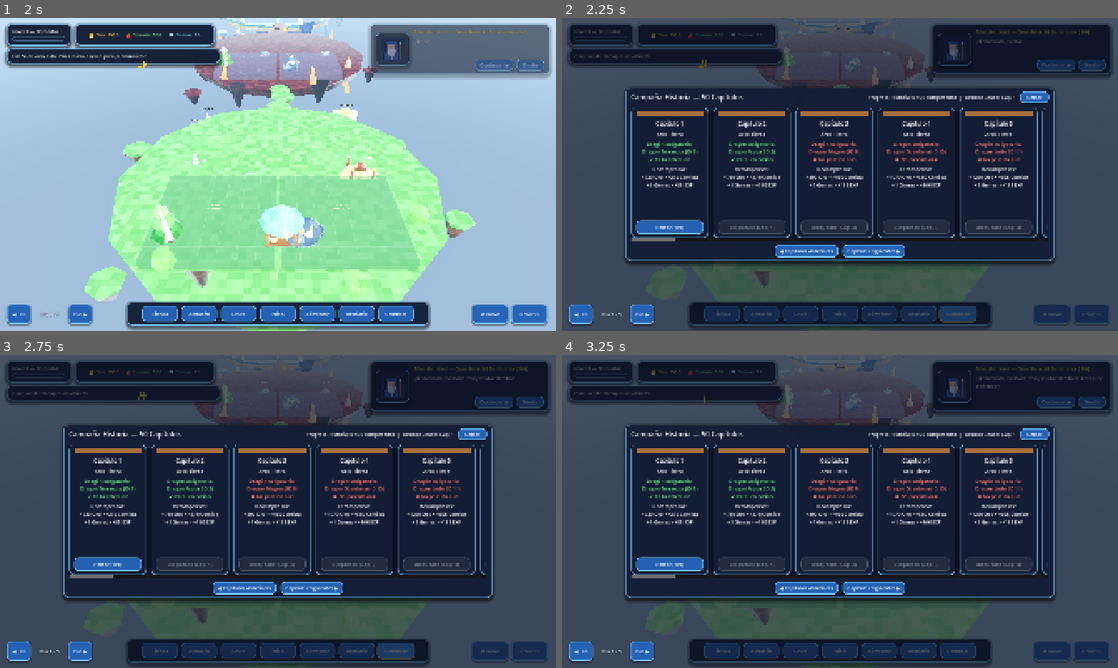
Above: before the commit, frames 1-4 (two rows, left to right).
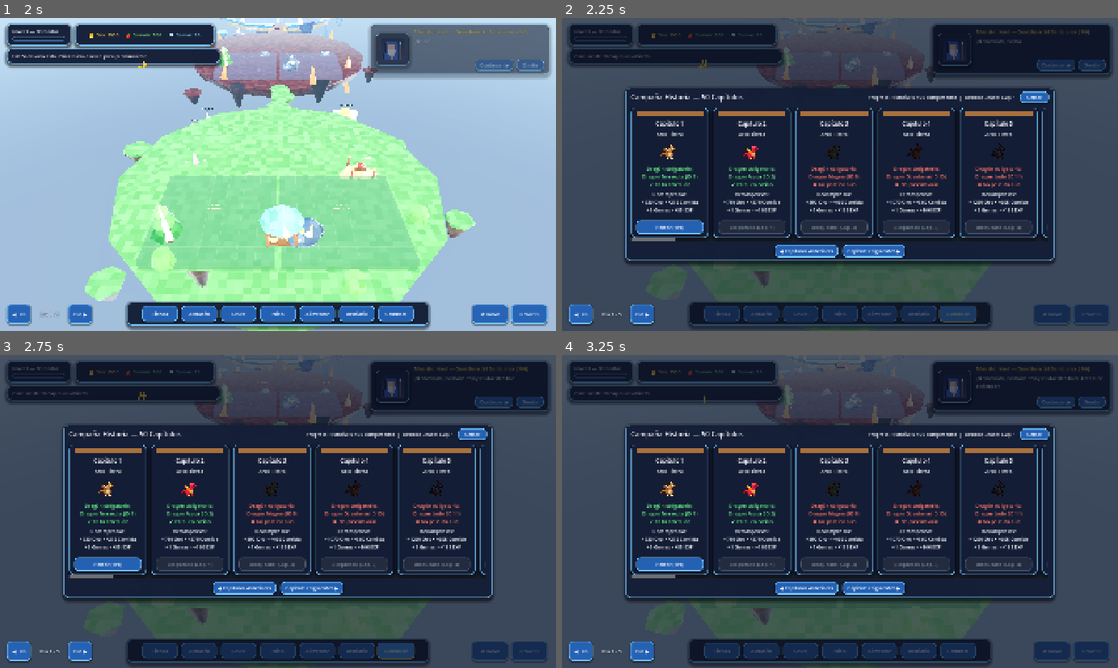
Above: after the commit, the same moments.

Repository: recab535/VJdeRecab
Game: Godot game, scene res://scenes/ui/loading_screen.tscn
The game is run twice, just before and just after one commit, with the same random seed, the same clock (stepped at 60 frames per second) and the same inputs.
Inputs (mouse positions are in pixels of both pictures, inside the frame that each line leads up to):
- Up to frame 1 (2 s): tap Enter at 0.5 s; move the mouse to (400, 158) at 0.52 s; hold Right 0.53-1.25 s; tap Q at 0.6 s; click (400, 158) at 0.67 s; drag from (166, 190) to (250, 237) at 1.27 s
- Up to frame 2 (2.25 s): click "Combate" at 2 s
- Up to frame 3 (2.75 s): no input
- Up to frame 4 (3.25 s): click "↺ Rotar" at 2.75 s

Frame 1 is identical in both runs. In frame 2, 4.1% of the frame differs, in the area x 14-84%, y 39-63%; in frame 3, 4.1%; in frame 4, 4.1%.

Commit message:
feat(Fase 8): carrusel 50 capitulos con retratos/auto-scroll y bestiario 68 especies 48x48

Diff:
--- a/ESTADO_AGENTES.json
+++ b/ESTADO_AGENTES.json
@@ -1,8 +1,8 @@
 {
   "estado": "EN_PROGRESO",
-  "fase_actual": 7,
+  "fase_actual": 8,
   "total_fases": 10,
-  "turno_actual": "A1",
+  "turno_actual": "A2",
   "orden_agentes": [
     "G1",
     "G2",
@@ -18,7 +18,7 @@
     "Fase_5": "COMPLETADA - Pantalla de carga animada con degradado, partículas mágicas, showcase de dragones 48x48 y carga asíncrona + tutorial narrativo del Maestro Kael con retrato 48x48, progreso por paso y flecha guía pulsante.",
     "Fase_6": "COMPLETADA - Tema UI global ampliado (TabContainer/LineEdit/PanelContainer/ProgressBar), HUD 1920x1080 con animaciones de recursos, fix parcel_index y modales contextuales de estructuras con conteo en vivo y retratos 48x48.",
     "Fase_7": "COMPLETADA - Tienda de 5 pestañas, Almacén (5 espacios ampliables + suelos infinitos) y Potenciadores Elementales x2/x3 (excluyendo Legendarios, desactivables en Almacén y validación is_booster_in_warehouse contra compra duplicada).",
-    "Fase_8": "PENDIENTE",
+    "Fase_8": "COMPLETADA - Carrusel horizontal de 50 capítulos con especie obligatoria, auto-scroll y retratos/siluetas 48x48 + Bestiario completo de las 68 especies con siluetas, stats base y rarezas.",
     "Fase_9": "PENDIENTE",
     "Fase_10": "PENDIENTE"
   }
--- a/scripts/ui/bestiario_panel.gd
+++ b/scripts/ui/bestiario_panel.gd
@@ -75,10 +75,14 @@
 
 func _get_discovered_species_ids(core: Node) -> Dictionary:
 	var discovered: Dictionary = {}
-	var dragones: Array = core.player_state.get("dragones", [])
-	for d: Variant in dragones:
+	for d: Variant in core.player_state.get("dragones", []):
 		if d is Dictionary:
 			var sp_id: int = int(d.get("especie_id", 0))
+			if sp_id > 0:
+				discovered[sp_id] = true
+	for g: Variant in core.player_state.get("guarderia", []):
+		if g is Dictionary:
+			var sp_id: int = int(g.get("especie_id", 0))
 			if sp_id > 0:
 				discovered[sp_id] = true
 	return discovered
@@ -121,10 +125,11 @@
 	vbox.add_child(top_row)
 
 	var icon: TextureRect = TextureRect.new()
-	icon.custom_minimum_size = Vector2(44, 44)
+	icon.custom_minimum_size = Vector2(56, 56)
 	icon.stretch_mode = TextureRect.STRETCH_KEEP_ASPECT_CENTERED
 	icon.texture_filter = CanvasItem.TEXTURE_FILTER_NEAREST
 	icon.texture = _resolve_species_texture(sp_id, prefijo, is_discovered)
+	icon.modulate = Color.WHITE if is_discovered else Color(0.10, 0.12, 0.18, 0.95)
 	top_row.add_child(icon)
 
 	var title_box: VBoxContainer = VBoxContainer.new()
@@ -138,7 +143,8 @@
 
 	var lbl_rareza: Label = Label.new()
 	lbl_rareza.text = "Rareza: %s" % rareza
-	lbl_rareza.modulate = Color(0.85, 0.88, 0.96, 0.9)
+	var rar_col: Color = Color(1.0, 0.84, 0.28) if rareza == "LEGENDARIO" else (Color(0.86, 0.54, 1.0) if rareza == "OPUESTO" else Color(0.85, 0.88, 0.96, 0.92))
+	lbl_rareza.modulate = rar_col
 	title_box.add_child(lbl_rareza)
 
 	var lbl_elementos: Label = Label.new()
@@ -147,8 +153,18 @@
 	vbox.add_child(lbl_elementos)
 
 	var lbl_estado: Label = Label.new()
-	lbl_estado.text = "Estado: Descubierto" if is_discovered else "Estado: Bloqueado"
-	lbl_estado.modulate = Color(0.52, 0.95, 0.58, 1.0) if is_discovered else Color(0.72, 0.72, 0.78, 1.0)
+	if is_discovered:
+		lbl_estado.text = "HP:%d  ATK:%d  SPD:%d  •  %d Oro/m" % [
+			int(sp.get("hp_base", 100)),
+			int(sp.get("atk_base", 20)),
+			int(sp.get("spd_base", 15)),
+			int(sp.get("oro_por_minuto", 12))
+		]
+		lbl_estado.modulate = Color(0.54, 0.96, 0.62, 1.0)
+	else:
+		lbl_estado.text = "Estado: Bloqueado (Descúbrelo cruzando)"
+		lbl_estado.modulate = Color(0.72, 0.72, 0.78, 1.0)
+	lbl_estado.add_theme_font_size_override("font_size", 14)
 	vbox.add_child(lbl_estado)
 
 	return card
@@ -164,35 +180,8 @@
 	return " / ".join(names)
 
 
-func _resolve_species_texture(sp_id: int, prefijo: String, is_discovered: bool) -> Texture2D:
-	var tex_path: String = "res://assets/sprites/dragons/%s_cria.png" % prefijo
+func _resolve_species_texture(sp_id: int, prefijo: String, _is_discovered: bool) -> Texture2D:
+	var tex_path: String = "res://assets/sprites/dragons/%s_adulto.png" % prefijo
 	if ResourceLoader.exists(tex_path):
 		return load(tex_path) as Texture2D
-
-	var img: Image = Image.create(16, 16, false, Image.FORMAT_RGBA8)
-	img.fill(Color(0, 0, 0, 0))
-
-	var body_color: Color = Color(0.18, 0.20, 0.26, 1.0)
-	if is_discovered:
-		body_color = Color(0.84, 0.42, 0.22, 1.0) if sp_id == 1 else Color.from_hsv(fmod(sp_id * 0.13, 1.0), 0.72, 0.85, 1.0)
-	var outline: Color = Color(0.10, 0.10, 0.14, 1.0)
-
-	for y: int in range(4, 13):
-		for x: int in range(4, 12):
-			if (x == 4 or x == 11) and (y == 4 or y == 12):
-				continue
-			img.set_pixel(x, y, body_color)
-
-	for y: int in range(6, 10):
-		img.set_pixel(2, y, body_color.darkened(0.15))
-		img.set_pixel(3, y, body_color)
-		img.set_pixel(12, y, body_color)
-		img.set_pixel(13, y, body_color.darkened(0.15))
-
-	img.set_pixel(5, 3, outline)
-	img.set_pixel(10, 3, outline)
-	if is_discovered:
-		img.set_pixel(6, 6, Color(1, 1, 1, 1))
-		img.set_pixel(9, 6, Color(1, 1, 1, 1))
-
-	return ImageTexture.create_from_image(img)
+	return Dragon2D.build_dragon_texture(sp_id, "adulto")
--- a/scripts/ui/campana_panel.gd
+++ b/scripts/ui/campana_panel.gd
@@ -51,6 +51,23 @@
 func open_campaign() -> void:
 	refresh()
 	visible = true
+	scale = Vector2(0.95, 0.95)
+	modulate.a = 0.0
+	var tw: Tween = create_tween()
+	tw.set_parallel(true)
+	tw.tween_property(self, "scale", Vector2.ONE, 0.16).set_trans(Tween.TRANS_BACK).set_ease(Tween.EASE_OUT)
+	tw.tween_property(self, "modulate:a", 1.0, 0.12)
+	call_deferred("_scroll_to_current_chapter")
+
+
+func _scroll_to_current_chapter() -> void:
+	var core: Node = get_node_or_null("/root/GameCore")
+	if core == null or scroll_chapters == null:
+		return
+	var camp: Dictionary = core.player_state.get("campana", {})
+	var unlocked_cap: int = maxi(1, int(camp.get("capitulo_desbloqueado", 1)))
+	var target_x: int = maxi(0, (unlocked_cap - 2) * 284)
+	scroll_chapters.scroll_horizontal = target_x
 
 
 func _scroll_by(delta_px: int) -> void:
@@ -136,6 +153,14 @@
 		lbl_arc.horizontal_alignment = HORIZONTAL_ALIGNMENT_CENTER
 		vbox.add_child(lbl_arc)
 
+		var portrait: TextureRect = TextureRect.new()
+		portrait.texture = Dragon2D.build_dragon_texture(req_id, "joven")
+		portrait.custom_minimum_size = Vector2(76, 76)
+		portrait.texture_filter = CanvasItem.TEXTURE_FILTER_NEAREST
+		portrait.stretch_mode = TextureRect.STRETCH_KEEP_ASPECT_CENTERED
+		portrait.modulate = Color.WHITE if owns_req else Color(0.14, 0.16, 0.24, 0.92)
+		vbox.add_child(portrait)
+
 		var lbl_req: Label = Label.new()
 		lbl_req.text = "Dragón obligatorio:\n%s (ID %d)\n%s" % [
 			req_name,
Not shown, changed: ROADMAP_AUTO.md
